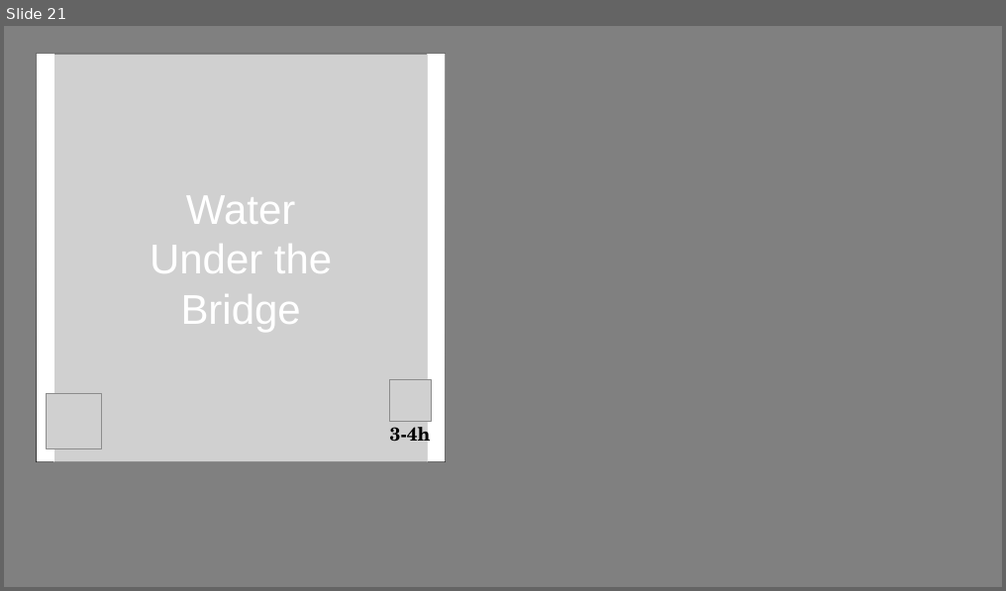
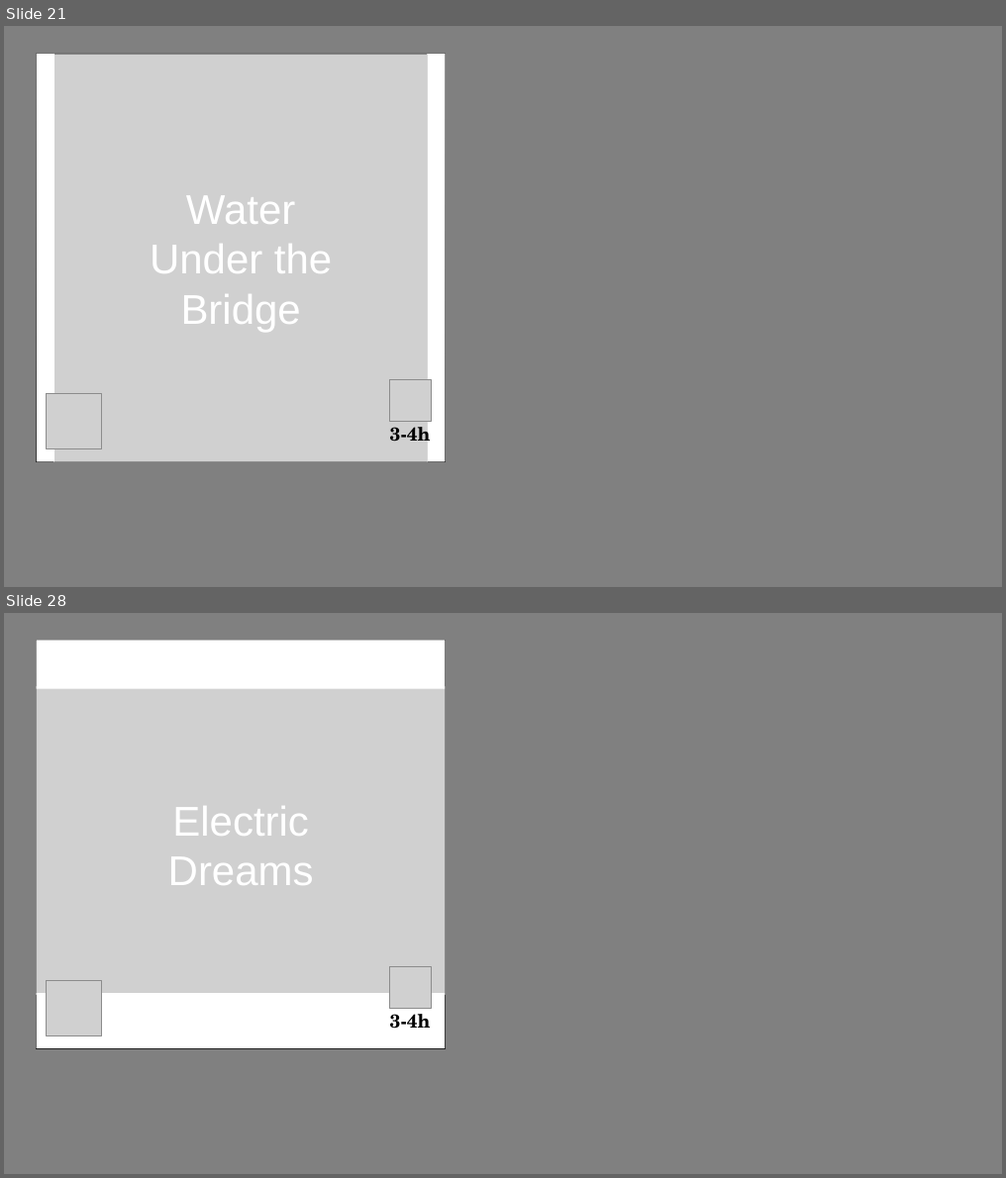
Before and after one commit to olinkirkland/scribbles, a slide deck: public/data/_work-in-progress/_share/cover-images.pptx. Shown one above the other, each under a label of ours: slide 21 before the commit, slides 21 and 28 after it; the slides between them are not shown. The pictures are 1006x591 and 1006x1178 pixels, drawn with LibreOffice and Linux fonts; fonts in the diff are those of the drawing; grey boxes stand for pictures. Boxes give left, top, right and bottom in pixels: in the first picture for what was removed or moved away, otherwise in the second. Text is boxed around its words. In the diff, an @@ line names an element or a change of style, - is before the commit and + after.

```diff
--- a/public/data/_work-in-progress/_share/cover-images.pptx
+++ b/public/data/_work-in-progress/_share/cover-images.pptx
@@ slide 28 added at <box>4,613,1002,1174</box>, background #808080 @@
@@ picture added at <box>37,641,445,1050</box> @@
@@ rectangle added at <box>37,641,445,1050</box>, fill gradient #000000 @@
@@ rectangle added at <box>37,640,445,688</box>, fill #FFFFFF @@
@@ picture added at <box>37,686,445,995</box> @@
@@ text added at <box>168,806,314,885</box>, 40 pt, text #FFFFFF @@
+Electric Dreams
@@ picture added at <box>389,967,431,1008</box> @@
@@ rectangle added at <box>37,993,445,1049</box>, fill #FFFFFF @@
@@ picture added at <box>47,981,102,1037</box> @@
@@ text added at <box>390,1014,431,1029</box>, 18 pt, text #000000, bold @@
+3-4h
```
Also in this commit, not shown: 11 other files.
